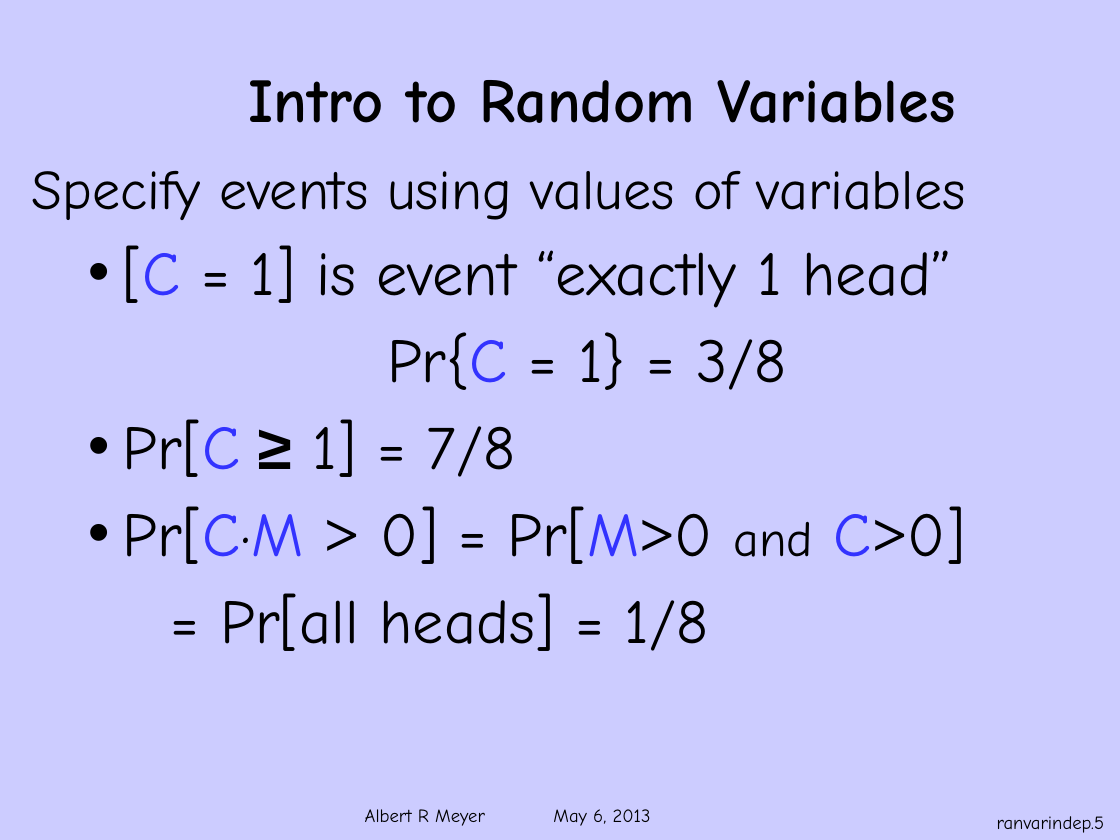
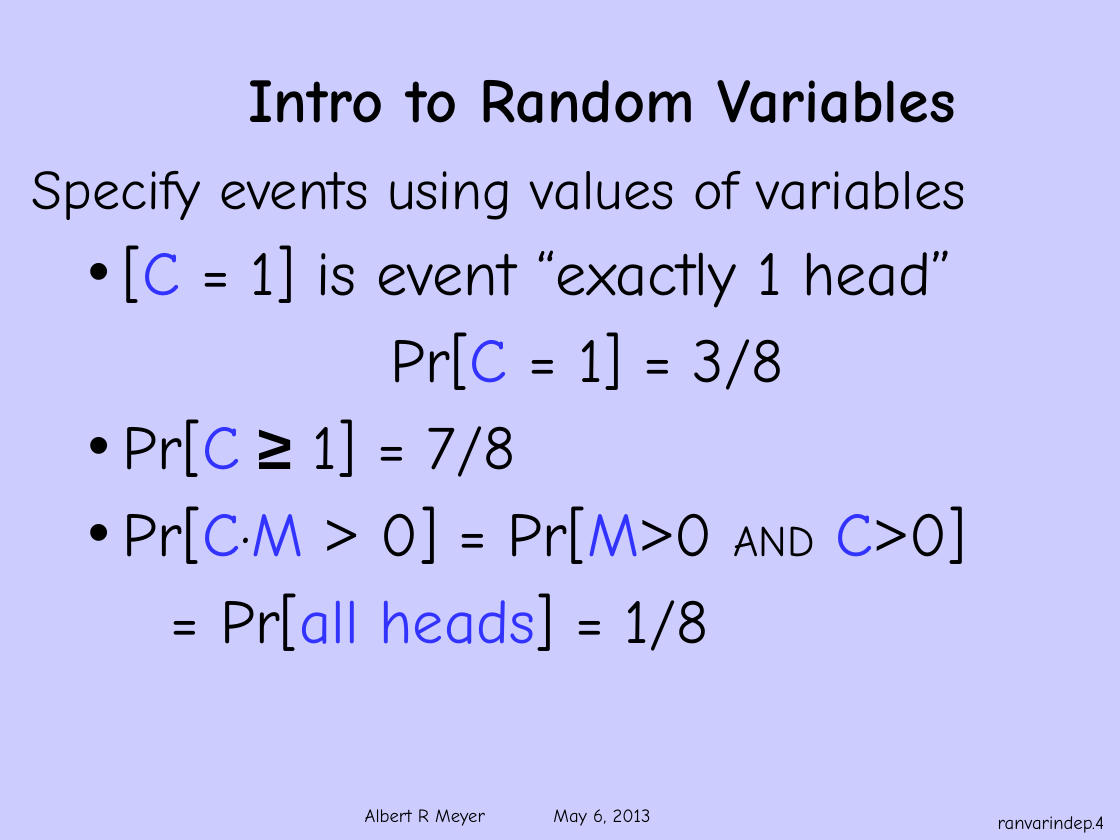
Before and after one commit to armeyer/mcs_web, a slide deck: slide 4 of spring13/slides13/ranvar-independence.pptx (slide 5 before the commit). Drawn at 1120x840 pixels with LibreOffice and Linux fonts; fonts in the diff are those of the drawing; background and template pictures are left out. Boxes give left, top, right and bottom in pixels: in the first picture for what was removed or moved away, otherwise in the second. Text is boxed around its words. In the diff, an @@ line names an element or a change of style, - is before the commit and + after.

```diff
--- a/spring13/slides13/ranvar-independence.pptx
+++ b/spring13/slides13/ranvar-independence.pptx
@@ text at [391, 332, 784, 390]: text changed @@
-  Pr{C = 1} = 3/8
+  Pr[C = 1] = 3/8
@@ text at [123, 506, 966, 564]: text changed @@
-  • Pr[C·M > 0] = Pr[M>0 and C>0]
+  • Pr[C·M > 0] = Pr[M>0 AND C>0]
@@ text at [220, 593, 709, 651]: text colour #000000 to #3333FF in "Pr[all heads]" @@
@@ page number at [998, 816, 1105, 833]: text changed @@
-ranvarindep.5
+ranvarindep.4
```
Also in this commit, not shown: 6 other slides changed, 7 slides added, 1 slide removed, 1 other file.
